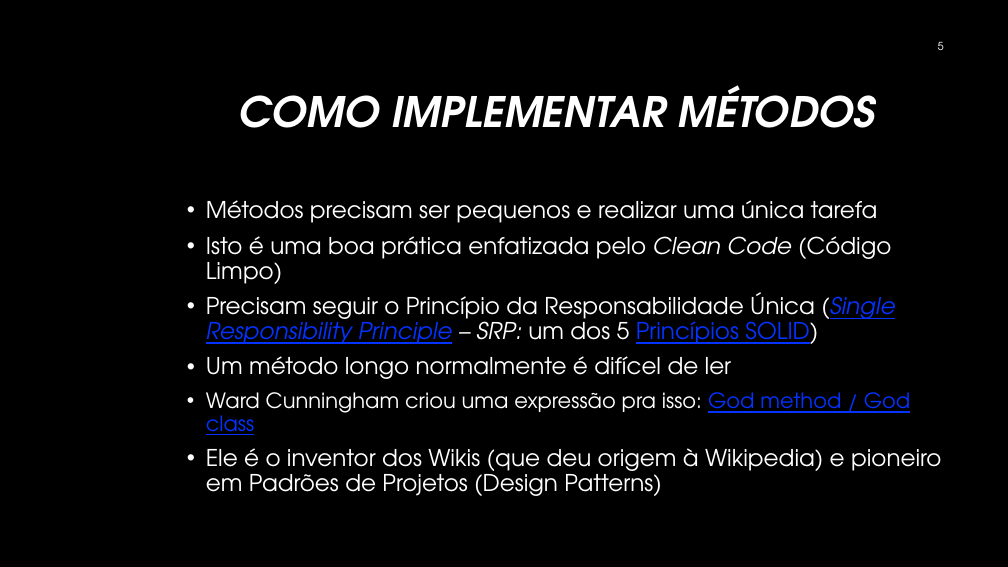
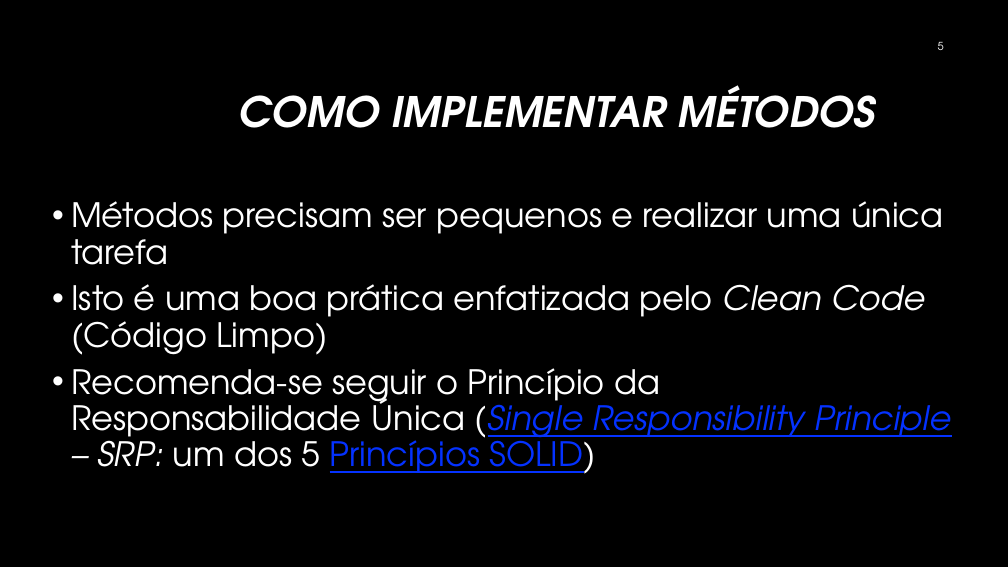
Before and after one commit to Claudio-Barbosa-da-Silva/testes-de-software, a slide deck: slide 5 of projects/01-introducao-tdd/tdd.pptx. Drawn at 1008x567 pixels with LibreOffice and Linux fonts; fonts in the diff are those of the drawing; background and template pictures are left out. Boxes give left, top, right and bottom in pixels: in the first picture for what was removed or moved away, otherwise in the second. Text is boxed around its words. In the diff, an @@ line names an element or a change of style, - is before the commit and + after.

```diff
--- a/projects/01-introducao-tdd/tdd.pptx
+++ b/projects/01-introducao-tdd/tdd.pptx
@@ text "Métodos precisam ser pequenos e ...": place and size @@
-text "Métodos precisam ser pequenos e ..." at bbox=[206, 200, 941, 496]
+text "Métodos precisam ser pequenos e ..." at bbox=[71, 201, 951, 474]
@@ text at bbox=[71, 201, 943, 355]: size 22 to 32 pt in "Métodos precisam ser pequenos e realizar uma ...", "Isto é uma boa prática enfatizada pelo ..." @@
@@ text at bbox=[71, 368, 951, 474]: text changed; size 22 to 32 pt @@
-• Precisam seguir o Princípio da Responsabilidade Única (Single Responsibility Principle – SRP: um dos 5 Princípios SOLID)
-• Um método longo normalmente é difícel de ler
-• Ward Cunningham criou uma expressão pra isso: God method / God class
-• Ele é o inventor dos Wikis (que deu origem à Wikipedia) e pioneiro em Padrões de Projetos (Design Patterns)
+• Recomenda-se seguir o Princípio da Responsabilidade Única (Single Responsibility Principle – SRP: um dos 5 Princípios SOLID)
```
Also in this commit, not shown: 21 other slides changed, 7 slides added, 1 other file.
